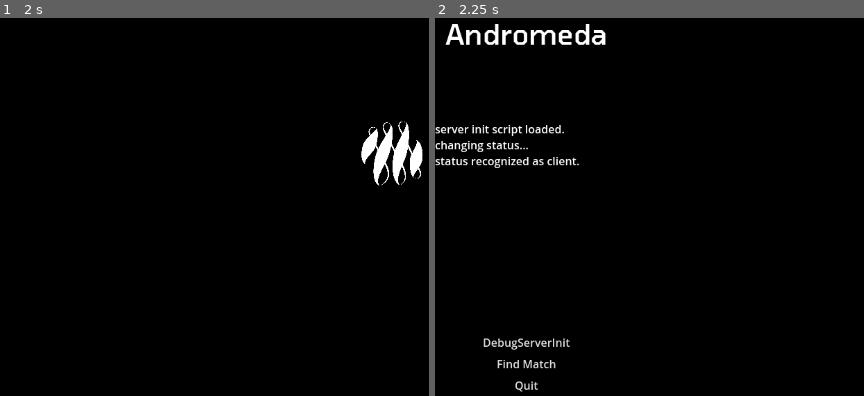
Above: before the commit, frames 1-2 (left to right).
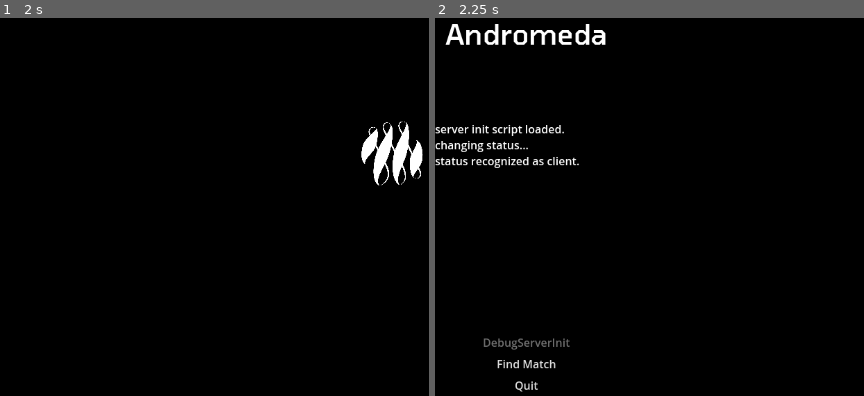
Above: after the commit, the same moments.

Repository: NtyamK/andromeda
Game: Godot game, scene res://scenes/default.tscn
The game is run twice, just before and just after one commit, with the same random seed, the same clock (stepped at 60 frames per second) and the same inputs.
Inputs:
- Up to frame 1 (2 s): tap Enter at 0.5 s; tap Space at 1.25 s
- Up to frame 2 (2.25 s): tap Enter at 2 s

Frame 1 is identical in both runs. In frame 2, 0.2% of the frame differs, in the area x 11-32%, y 84-88%.

Commit message:
Travail sur le serveur particulièrement: Possibilité de créer des matchs pour le matchmaking

Diff:
--- a/scripts/debug/title.gd
+++ b/scripts/debug/title.gd
@@ -28,12 +28,15 @@
 func _on_websocket_client_connected_to_server():
 	%Logs.add_text("client connected to server.\n")
 	%Logs.add_text("waiting for match...\n")
+	$HBoxContainer/UI/CreateMatches.disabled = false
 
 # Called when the node enters the scene tree for the first time.
 func _ready() -> void:
 	if ServerInit.has_signal("on_status_updated"):
 		ServerInit.connect("on_status_updated", on_server_status_updated)
 	ServerInit.init()
+	$HBoxContainer/UI/CreateMatches.disabled = true
+
 
 
 func on_server_status_updated(data: String):
